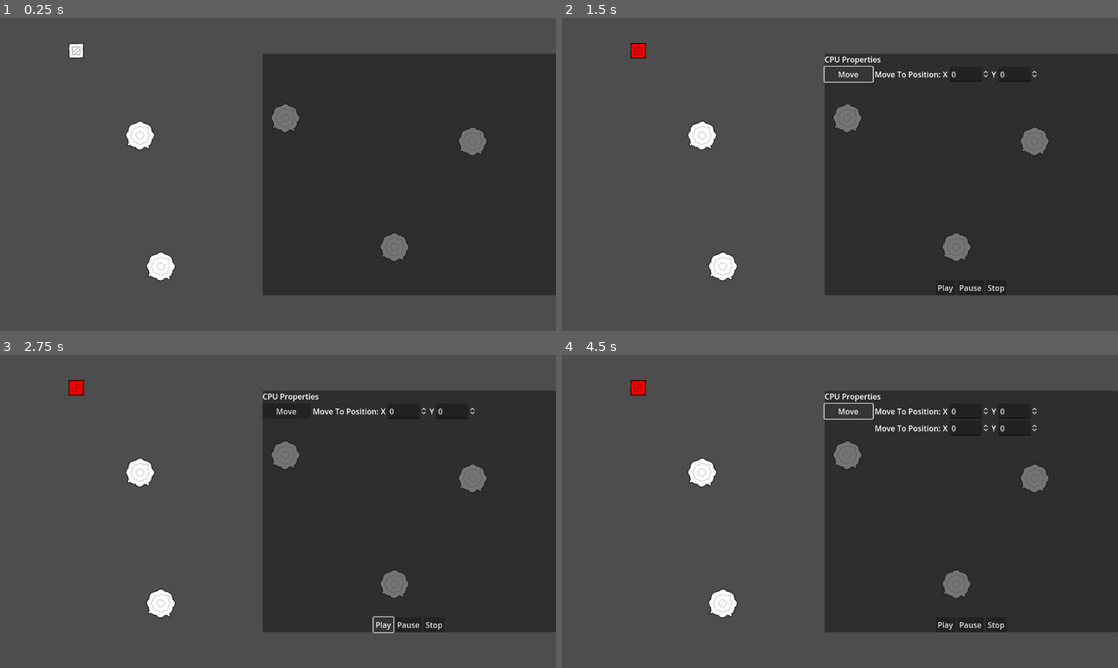
Above: before the commit, frames 1-4 (two rows, left to right).
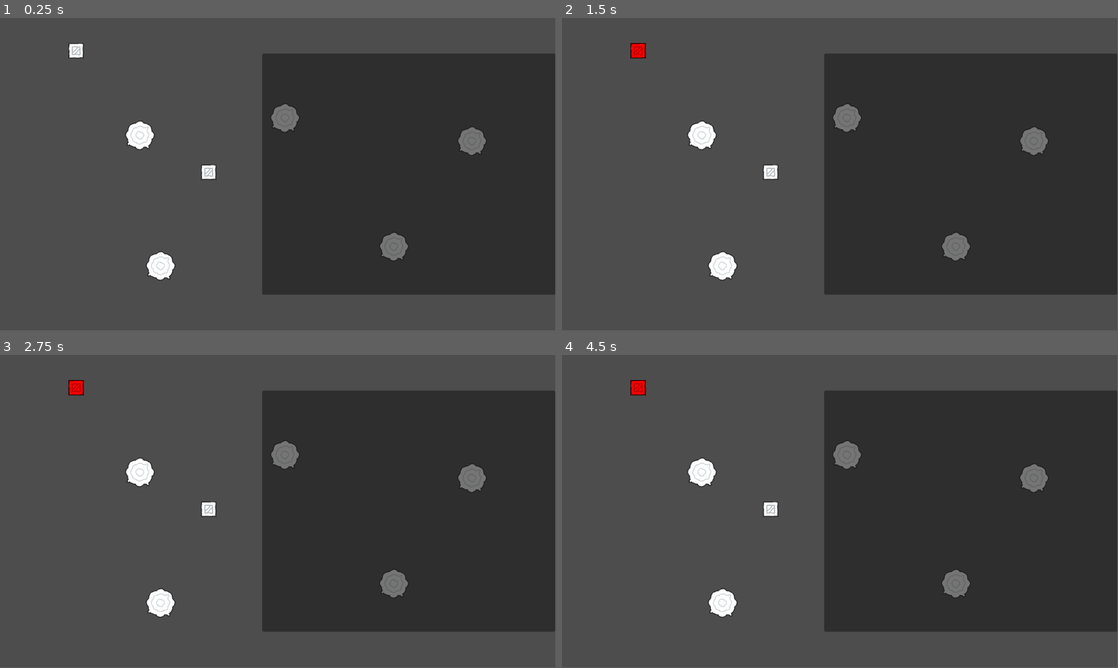
Above: after the commit, the same moments.

Repository: tefla/SpecialCirumstances
Game: Godot game, scene res://Game.tscn
Same seed, same stepped clock (60 frames per second), same inputs: the game is played once before the commit and once after it.
Inputs (mouse positions are in pixels of both pictures, inside the frame that each line leads up to):
- Up to frame 1 (0.25 s): no input
- Up to frame 2 (1.5 s): tap Enter at 0.5 s; move the mouse to (639, 49) at 0.52 s; right-click (639, 49) at 0.6 s; click (851, 74) at 1.25 s, where only the run before the commit has a clickable "Move"
- Up to frame 3 (2.75 s): click (383, 624) at 2 s, where only the run before the commit has a clickable "Play"
- Up to frame 4 (4.5 s): click (945, 624) at 2.75 s, where only the run before the commit has a clickable "Play"; click (995, 624) at 3.5 s, where only the run before the commit has a clickable "Stop"; click (851, 411) at 4.25 s, where only the run before the commit has a clickable "Move"
In our replay, the window is 800x450 before the commit and 799x449 after it. These sizes can differ from the game's own. Grey fills any space a smaller window leaves; there, only what the larger window draws over its background counts as a difference.

The runs differ from the first frame. In frame 1, 0.4% of the frame differs, in the area x 12-100%, y 8-89%; in frame 2, 1.0%; in frame 3, 1.0%; in frame 4, 1.2%.
Error after the commit: Parse Error: Could not find base class "Command". (res://Unit/Components/Motor/MoveCommand.gd:1)

Commit message:
First Working Version :)

Diff:
--- a/Game.tscn
+++ b/Game.tscn
@@ -23,6 +23,11 @@
 
 [node name="Player" parent="." instance=ExtResource("5_gj66s")]
 position = Vector2(-410, -252)
+unit_name = "Unit 1"
+
+[node name="Unit" parent="." instance=ExtResource("5_gj66s")]
+position = Vector2(-135, 0)
+unit_name = "Unit 2"
 
 [node name="NavigationRegion2D" type="NavigationRegion2D" parent="."]
 navigation_polygon = SubResource("NavigationPolygon_488gv")
--- a/UI/info_panel.gd
+++ b/UI/info_panel.gd
@@ -12,6 +12,7 @@
 
 func on_selection_changed(unit):
 	if unit:
-		for panel in unit.generate_panel():
-
+		for child in %List.get_children(): %List.remove_child(child)
+		visible = true
+		for panel in unit.panels:
 			%List.add_child(panel)
--- a/Unit/Components/CPU/CPU.gd
+++ b/Unit/Components/CPU/CPU.gd
@@ -6,13 +6,21 @@
 var component_ui
 
 var commands = []
+var program: Program = Program.new()
+
+var clock: Timer = Timer.new()
 var _unit
 func _init(unit) -> void:
 	super("CPU", "A CPU is a component that handles running instructions", Features.component_ui)
 	_unit = unit
-
+	_unit.add_child(clock)
+	clock.timeout.connect(tick)
+	clock.start(1.0)
+	print(clock)
 func create():
 	component_ui = component_ui_scene.instantiate()
+	component_ui.unit = _unit
+	component_ui.cpu = self
 	component_ui.ready.connect(get_commands)
 
 	return component_ui
@@ -21,7 +29,11 @@
 	commands = []
 	for comp in _unit.components:
 		if comp.features & BaseComponent.Features.component_actions:
-			for comp_command in comp.component_actions:
+			for comp_command in comp.get_command_factories():
 				print("Found Command: %s" % [comp_command.name])
-			commands.append_array(comp.component_actions)
+			commands.append_array(comp.get_command_factories())
 	component_ui.set_available_commands(commands)
+
+func tick():
+	print("Tick")
+	program.step()
--- a/Unit/Components/CPU/CPU_Interface.tscn
+++ b/Unit/Components/CPU/CPU_Interface.tscn
@@ -1,7 +1,6 @@
-[gd_scene load_steps=3 format=3 uid="uid://djcjiymsjibh"]
+[gd_scene load_steps=2 format=3 uid="uid://djcjiymsjibh"]
 
 [ext_resource type="Script" path="res://Unit/Components/CPU/cpu_interface.gd" id="1_x52rc"]
-[ext_resource type="Script" path="res://Unit/Components/CPU/program.gd" id="2_24doy"]
 
 [node name="CPU Interface" type="VBoxContainer"]
 anchors_preset = 15
@@ -32,10 +31,9 @@
 layout_mode = 2
 text = "Attack"
 
-[node name="Program" type="VBoxContainer" parent="HBoxContainer"]
+[node name="Program" type="Control" parent="HBoxContainer"]
 layout_mode = 2
 size_flags_horizontal = 3
-script = ExtResource("2_24doy")
 
 [node name="Controls" type="HBoxContainer" parent="."]
 layout_mode = 2
--- a/Unit/Components/CPU/Program.tscn
+++ b/Unit/Components/CPU/Program.tscn
@@ -1,6 +1,4 @@
-[gd_scene load_steps=2 format=3 uid="uid://ck7rlc5341jxe"]
-
-[ext_resource type="Script" path="res://Unit/Components/CPU/program.gd" id="1_dww2a"]
+[gd_scene format=3 uid="uid://ck7rlc5341jxe"]
 
 [node name="Program" type="VBoxContainer"]
 anchors_preset = 15
@@ -8,4 +6,3 @@
 anchor_bottom = 1.0
 grow_horizontal = 2
 grow_vertical = 2
-script = ExtResource("1_dww2a")
--- a/Unit/Components/CPU/cpu_interface.gd
+++ b/Unit/Components/CPU/cpu_interface.gd
@@ -1,13 +1,24 @@
 extends BoxContainer
 
 @onready var availableCommands = $"HBoxContainer/Available Commands"
-@onready var program = $"HBoxContainer/Program"
+
+var unit
+var cpu: CPUComponent
 
 func _ready() -> void:
 	$Controls/Play.pressed.connect(_play)
+	$Controls/Stop.pressed.connect(_stop)
+	$Controls/Pause.pressed.connect(_pause)
+	$HBoxContainer/Program.add_child(cpu.program.ui)
+
 
 func _play():
-	print(program.commands)
+	cpu.program.state = cpu.program.States.RUNNING
+func _stop():
+	cpu.program.state = cpu.program.States.STOPPED
+func _pause():
+	cpu.program.state = cpu.program.States.INIT
+
 func set_available_commands(commands):
 
 	for child in availableCommands.get_children():
@@ -16,8 +27,8 @@
 		var button = Button.new()
 		button.text = commandFactory.name
 		var callback = func():
-			var command = commandFactory.create()
-			program.append_command(command)
+			var command = commandFactory.create(unit)
+			cpu.program.append_command(command)
 		button.pressed.connect(callback)
 		# Clicking the button adds the Command Editor to the Program
 		availableCommands.add_child(button)
--- a/Unit/Components/CPU/program.gd
+++ b/Unit/Components/CPU/program.gd
@@ -1,8 +1,31 @@
-extends VBoxContainer
+extends Resource
 class_name Program
 
+var ui = preload("res://Unit/Components/CPU/Program.tscn").instantiate()
+var commands = []
+var instruction_pointer = 0
+enum States {
+	INIT,
+	RUNNING,
+	STOPPED,
+	ERROR,
+}
+var state: States = States.INIT
 
-var commands = []
+func step():
+	if commands.size() == 0:
+		state = States.INIT
+		return
+	match state:
+		States.INIT:
+			instruction_pointer = 0
+		States.RUNNING:
+			var current_command = commands[instruction_pointer]
+			if current_command.state in [Command.States.INIT, Command.States.FINISHED]:
+				current_command.run()
+				await current_command.finished
+				instruction_pointer += 1
+				instruction_pointer = instruction_pointer % commands.size()
 
 
 func append_command(command):
@@ -10,7 +33,7 @@
 	_redraw()
 
 func _redraw():
-	for child in get_children():
-		remove_child(child)
+	for child in ui.get_children():
+		ui.remove_child(child)
 	for command in commands:
-		add_child(command.editor)
+		ui.add_child(command.editor)
--- a/Unit/Components/Motor/Motor.gd
+++ b/Unit/Components/Motor/Motor.gd
@@ -4,9 +4,16 @@
 extends BaseComponent
 class_name MotorComponent
 
-var component_actions = [
-	preload("res://Unit/Components/Motor/MoveFactory.gd").new(),
+
+var _component_actions = [
+	preload("res://Unit/Components/Motor/MoveFactory.tres").duplicate(),
 ]
 
 func _init(unit) -> void:
 	super("Motor", "A Motor", Features.component_actions)
+	print("Unit: %s" % [unit])
+	for c in _component_actions:
+		c.parent_component = self
+
+func get_command_factories():
+	return _component_actions
--- a/Unit/Components/Motor/MoveCommand.gd
+++ b/Unit/Components/Motor/MoveCommand.gd
@@ -1,8 +1,20 @@
-extends Resource
+extends Command
 class_name MoveCommand
 
-var editor
+
+
 var target_position: Vector2 = Vector2.ZERO
 
 func _to_string() -> String:
-	return "<MoveCommand: MOVE TO [%s, %s]>" % [target_position.x, target_position.y]
+	return "<MoveCommand: MOVE TO [%s, %s] [Unit: %s, Parent: %s]>" % [target_position.x, target_position.y, unit, parent_component]
+
+func run():
+	set_state(States.RUNNING)
+	var navAgent:NavigationAgent2D = unit.navigation_agent
+	navAgent.target_position = target_position
+	await navAgent.navigation_finished
+	if navAgent.is_target_reached():
+		finished.emit()
+		set_state(States.FINISHED)
+	else:
+		set_state(States.ERROR)
--- a/Unit/Components/Motor/MoveEditor.tscn
+++ b/Unit/Components/Motor/MoveEditor.tscn
@@ -1,6 +1,7 @@
-[gd_scene load_steps=2 format=3 uid="uid://cgug2ii8xy8hx"]
+[gd_scene load_steps=3 format=3 uid="uid://cgug2ii8xy8hx"]
 
 [ext_resource type="Script" path="res://Unit/Components/Motor/move_editor.gd" id="1_osur1"]
+[ext_resource type="PackedScene" uid="uid://bflfcb5dv65nf" path="res://StateManager/state_machine.tscn" id="2_0kgms"]
 
 [node name="MoveEditor" type="HBoxContainer"]
 anchors_preset = 8
@@ -27,6 +28,8 @@
 [node name="X" type="SpinBox" parent="."]
 unique_name_in_owner = true
 layout_mode = 2
+min_value = -1000.0
+max_value = 1000.0
 update_on_text_changed = true
 
 [node name="Y Label" type="Label" parent="."]
@@ -36,4 +39,8 @@
 [node name="Y" type="SpinBox" parent="."]
 unique_name_in_owner = true
 layout_mode = 2
+min_value = -1000.0
+max_value = 1000.0
 update_on_text_changed = true
+
+[node name="StateMachine" parent="." instance=ExtResource("2_0kgms")]
--- a/Unit/Components/Motor/MoveFactory.gd
+++ /dev/null
@@ -1,14 +0,0 @@
-extends Resource
-class_name MotorMoveFactory
-
-var move_editor_scene = preload("res://Unit/Components/Motor/MoveEditor.tscn")
-var move_command_resource = preload("res://Unit/Components/Motor/MoveCommand.gd")
-
-var name = "Move"
-
-func create():
-	var editor = move_editor_scene.instantiate()
-	var instance = move_command_resource.new()
-	instance.editor = editor
-	editor.command = instance
-	return instance
--- /dev/null
+++ b/Unit/Components/Motor/MoveFactory.tres
@@ -0,0 +1,10 @@
+[gd_resource type="Resource" script_class="CommandFactory" load_steps=4 format=3 uid="uid://di3tnkrma7lcq"]
+
+[ext_resource type="Script" path="res://Commands/CommandFactory.gd" id="1_07exo"]
+[ext_resource type="Script" path="res://Unit/Components/Motor/MoveCommand.gd" id="1_iqapt"]
+[ext_resource type="PackedScene" uid="uid://cgug2ii8xy8hx" path="res://Unit/Components/Motor/MoveEditor.tscn" id="2_1m2gy"]
+
+[resource]
+script = ExtResource("1_07exo")
+editor_scene = ExtResource("2_1m2gy")
+command_resource = ExtResource("1_iqapt")
--- a/Unit/Unit.gd
+++ b/Unit/Unit.gd
@@ -11,10 +11,11 @@
 @export var components_resources: Array[Resource] = []
 var components: Array[BaseComponent] = []
 
+var panels = []
 
 var movement_speed: float = 200.0
 var movement_target_position: Vector2
-
+@export var unit_name = "Unit"
 @onready var navigation_agent: NavigationAgent2D = $NavigationAgent2D
 func _ready():
 	movement_target_position = position
@@ -22,6 +23,7 @@
 	# and the navigation layout.
 	navigation_agent.path_desired_distance = 4.0
 	navigation_agent.target_desired_distance = 4.0
+	navigation_agent.velocity_computed.connect(Callable(_on_velocity_computed))
 
 	for comp in components_resources:
 		if comp is GDScript:
@@ -30,25 +32,25 @@
 			print("Loading Unit Component: %s" % [_comp.name])
 	# Make sure to not await during _ready.
 	actor_setup.call_deferred()
-
+	generate_panel()
 func actor_setup():
 	# Wait for the first physics frame so the NavigationServer can sync.
 	await get_tree().physics_frame
 
-	# Now that the navigation map is no longer empty, set the movement target.
-	set_movement_target(movement_target_position)
-
-func set_movement_target(movement_target: Vector2):
-	navigation_agent.target_position = movement_target
 
 func _physics_process(delta):
 	if navigation_agent.is_navigation_finished():
 		return
 
-	var current_agent_position: Vector2 = global_position
 	var next_path_position: Vector2 = navigation_agent.get_next_path_position()
+	var new_velocity: Vector2 = global_position.direction_to(next_path_position) * movement_speed
+	if navigation_agent.avoidance_enabled:
+		navigation_agent.set_velocity(new_velocity)
+	else:
+		_on_velocity_computed(new_velocity)
 
-	velocity = current_agent_position.direction_to(next_path_position) * movement_speed
+func _on_velocity_computed(safe_velocity: Vector2):
+	velocity = safe_velocity
 	move_and_slide()
 
 
@@ -58,6 +60,8 @@
 		modulate = Color.RED
 	else:
 		modulate = Color.WHITE
+
+	# Apply any process methods to components
 
 func _input(event: InputEvent) -> void:
 	#print(event)
@@ -81,9 +85,7 @@
 	is_inside = false # Replace with function body.
 
 func generate_panel():
-	var panels = []
 	for comp in components:
 		if comp.features & BaseComponent.Features.component_ui:
 			print("Generate UI for: %s [%s]" % [comp.name, comp.description])
 			panels.append(comp.create())
-	return panels
--- a/Unit/Unit.tscn
+++ b/Unit/Unit.tscn
@@ -24,7 +24,7 @@
 
 [node name="NavigationAgent2D" type="NavigationAgent2D" parent="."]
 avoidance_enabled = true
-radius = 33.81
+radius = 30.15
 
 [connection signal="mouse_entered" from="." to="." method="_on_mouse_entered"]
 [connection signal="mouse_exited" from="." to="." method="_on_mouse_exited"]
--- a/project.godot
+++ b/project.godot
@@ -18,10 +18,6 @@
 [autoload]
 
 GameManager="*res://game_manager.gd"
-
-[display]
-
-window/stretch/mode="viewport"
 
 [input]
 
